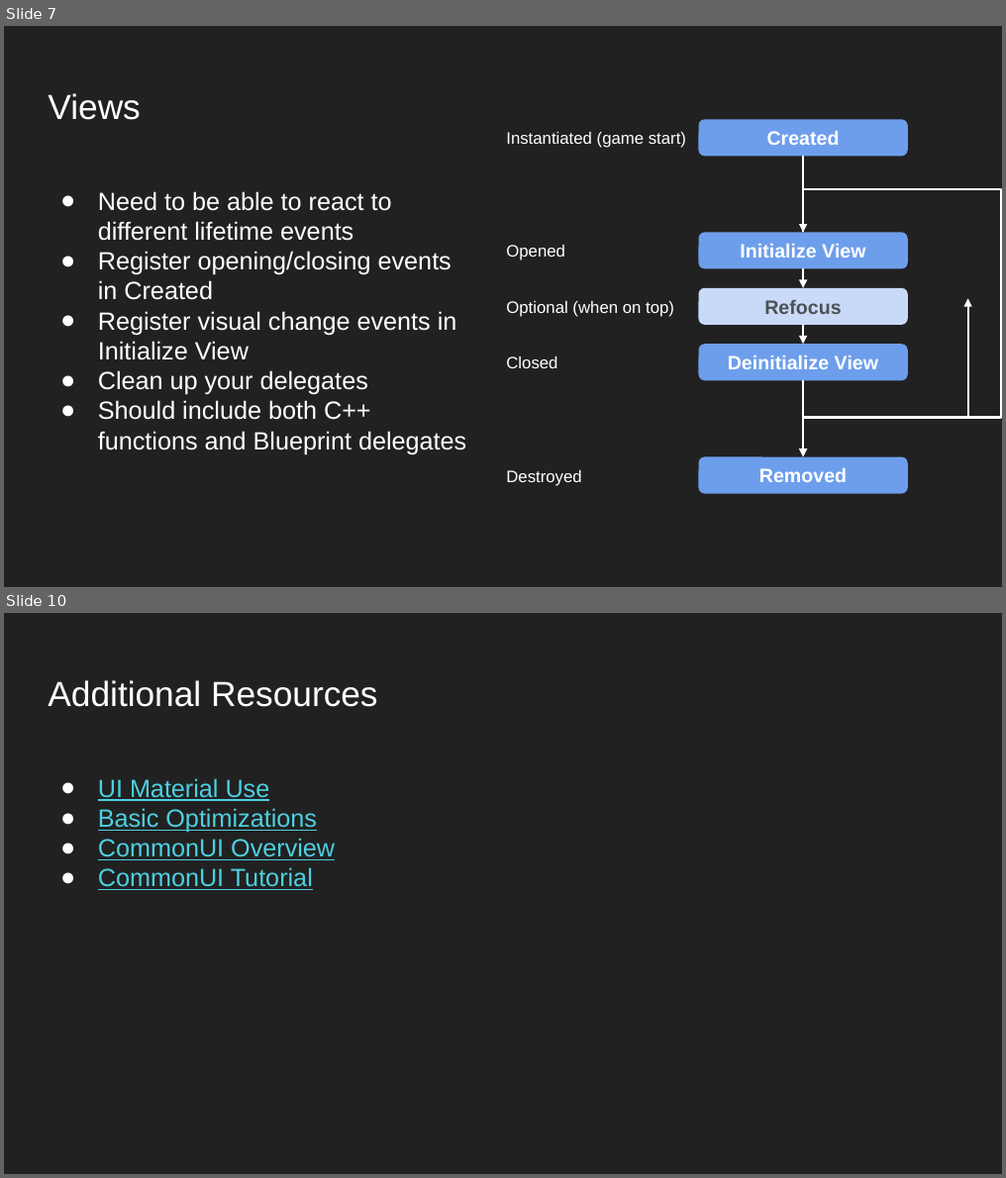
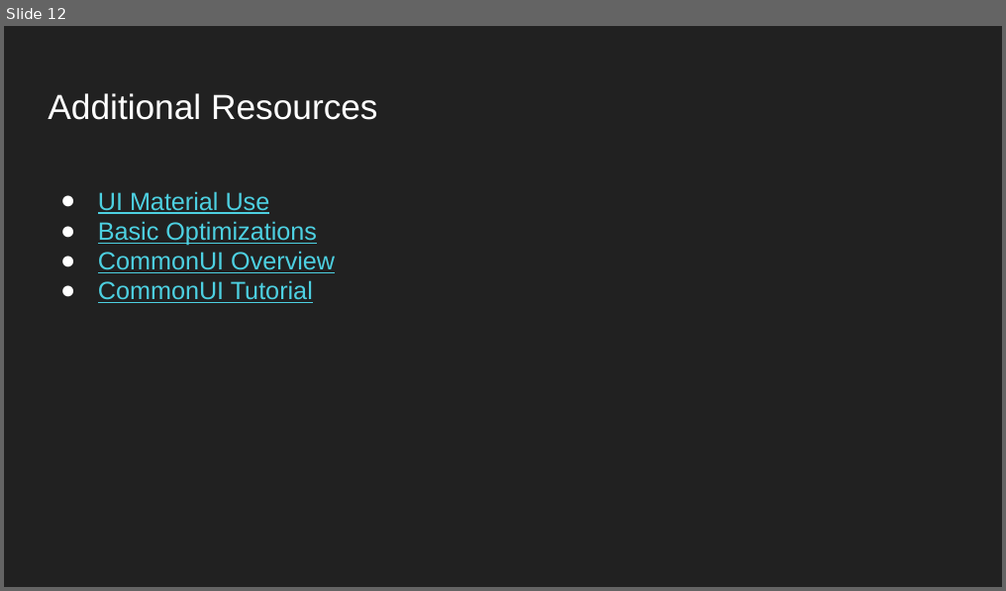
Before and after one commit to WotanCZ/MFF_UE_Lecture, a slide deck: UI/Unreal Engine Lecture - UI.pptx. Shown one above the other, each under a label of ours: slides 7 and 10 before the commit, slide 12 after it; the slides between them are not shown. The pictures are 1006x1178 and 1006x591 pixels, drawn with LibreOffice and Linux fonts; fonts in the diff are those of the drawing; background and template pictures are left out. Boxes give left, top, right and bottom in pixels: in the first picture for what was removed or moved away, otherwise in the second. Text is boxed around its words. In the diff, an @@ line names an element or a change of style, - is before the commit and + after.

```diff
--- a/UI/Unreal Engine Lecture - UI.pptx
+++ b/UI/Unreal Engine Lecture - UI.pptx
@@ slide 7 removed at (x1=4, y1=26, x2=1002, y2=587), background picture (left out) @@
@@ title removed at (x1=48, y1=93, x2=140, y2=120) @@
-Views
@@ title removed at (x1=98, y1=191, x2=466, y2=455) @@
-● Need to be able to react to different lifetime events
-● Register opening/closing events in Created
-● Register visual change events in Initialize View
-● Clean up your delegates
-● Should include both C++ functions and Blueprint delegates
@@ group removed at (x1=506, y1=120, x2=968, y2=494): 5 texts, 5 rounded rectangles, 5 arrows, 1 elbow line @@
-Instantiated (game start)
-Opened
-Optional (when on top)
-Closed
-Destroyed
-Created
-Initialize View
-Refocus
-Deinitialize View
-Removed
@@ what was slide 10 is now slide 12 @@
```
Also in this commit, not shown: 7 slides changed, 4 slides added, 1 other slide removed, 2 other files.
